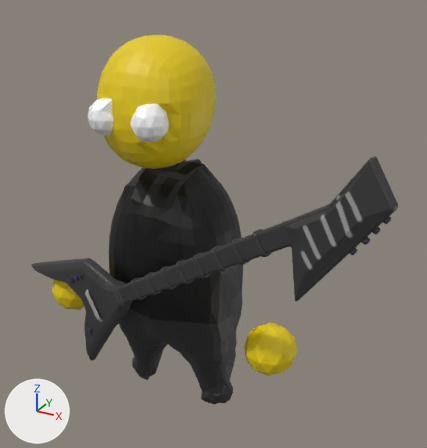
Renders of the Blender file src_assets/musician/garage musician Guitar.blend from each side of a commit.
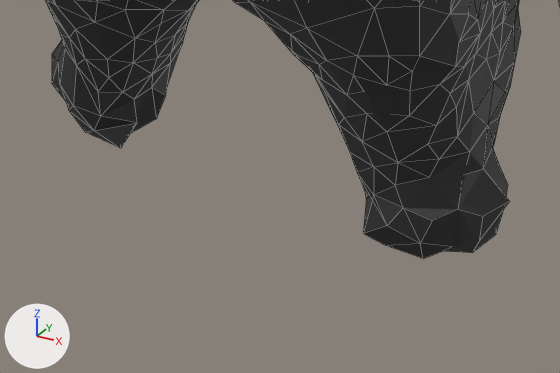
Old and new are each drawn whole from a 50 mm lens placed at (3.92, -6.09, 3.5), pointed at (0.63, -0.11, 0.51) and again close up on the part from 28% to 57% of the width and 78% to 96% of the height. The axes (+X, +Y, +Z) are drawn at lower left. The lights are the same throughout. The close-ups show mesh edges as thin lines.

In view in the first close-up: 'Player.001'.
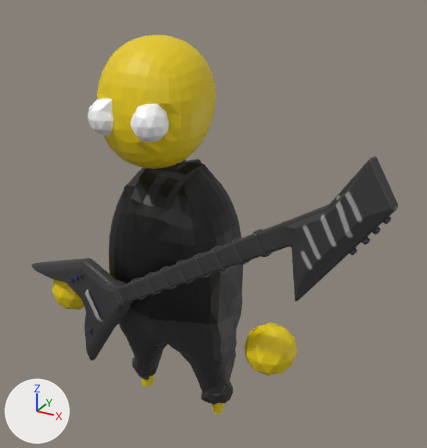
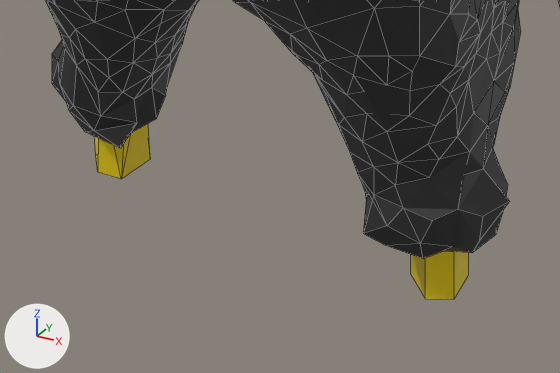
What changed in the scene script:
```text
Change me_icosphere_001:
    used by ob_player_001; location = (0.001, -0.042, -0.763); scale = (0.332, 0.332, 0.332)
    remove me_icosphere_001.from_pydata(...)  # 1337 vertices, 1749 faces; spans x -5.7..5.7, y -3.3..2.6, z -4.7..10.6
    add me_icosphere_001.from_pydata(...)  # 1358 vertices, 1767 faces; spans x -5.7..5.7, y -3.3..2.6, z -5.4..10.6
    me_icosphere_001 part 1
    15 vertices are added at x -2.2..2.1, y -0.1..0.5, z -5.4..-4.1
    6 new vertices lie (0.0, 0.0, 1.3) away from vertices in x -2.2..2.1, y -0.1..0.4, z -5.4
    18 new faces join them, mat_skin_001
```

Where the change shows, as pixel boxes [x1, y1, x2, y2] in the close-ups (560 x 373 px):
'Player.001', reshaped
    before: [45, 0, 560, 259]
    after: [45, 0, 560, 299]
part 1 of me_icosphere_001, added (yellow)
    after: [95, 124, 469, 299]
